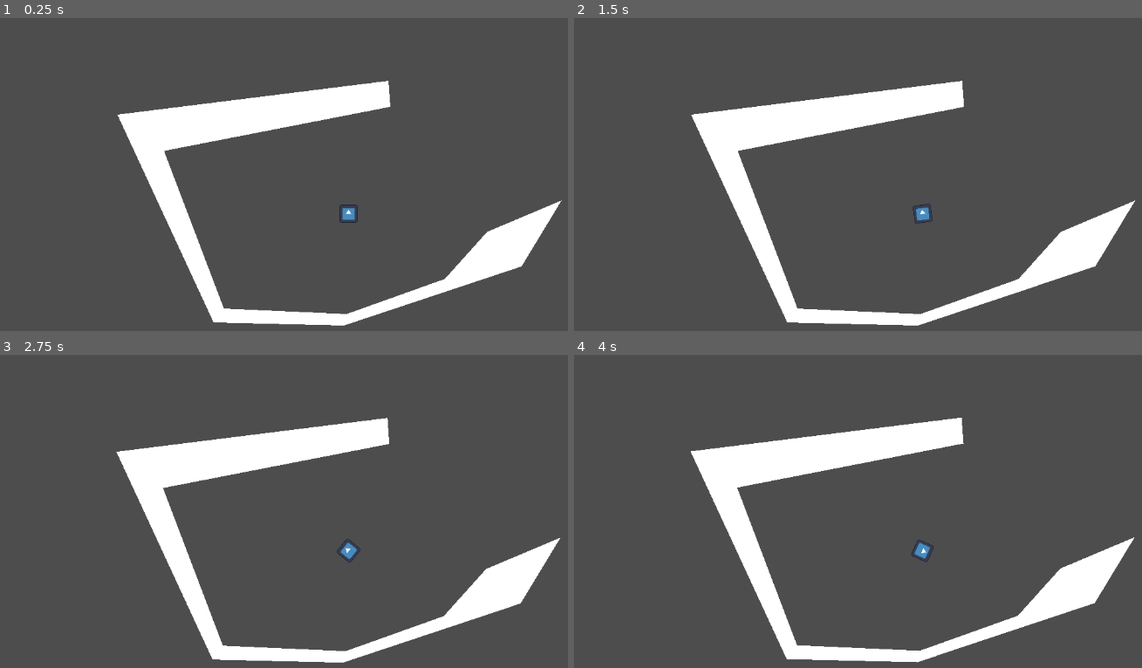
Above: before the commit, frames 1-4 (two rows, left to right).
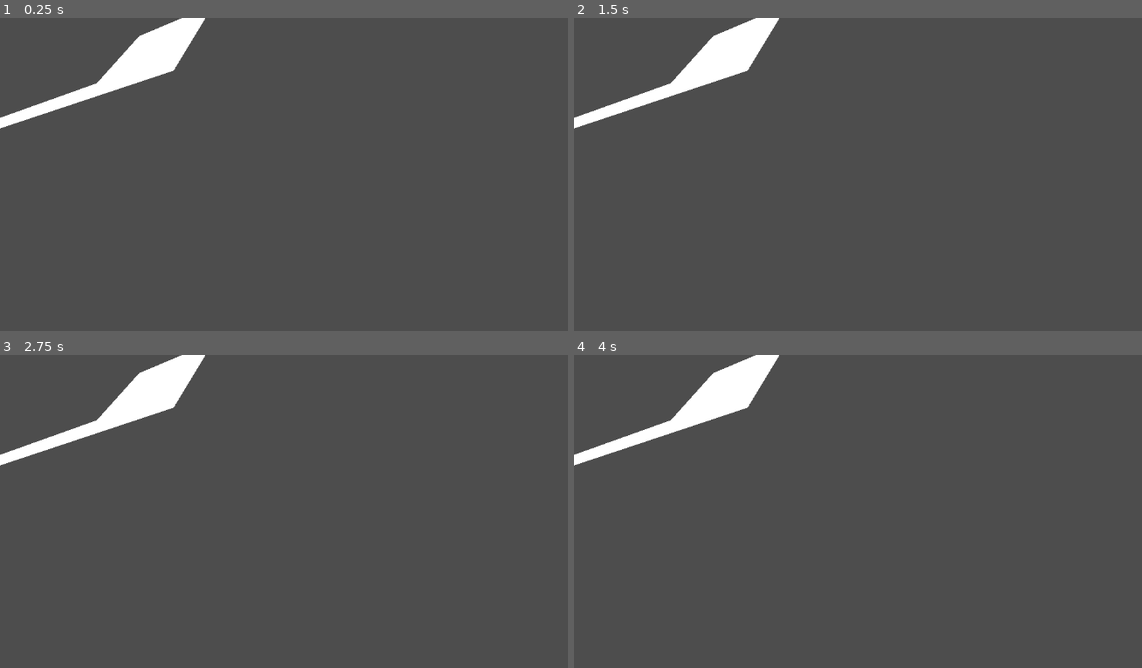
Above: after the commit, the same moments.

Repository: Mastoast/LDJam57
Game: Godot game, scene res://Levels/base_level.tscn
Two runs of this game, one before a commit and one after it. Both use one fixed random seed, a clock stepped at 60 frames per second and the inputs below. The engine's default icon, where the game draws it, is replaced by a stand-in: a white triangle on a blue panel in a dark square.
Inputs (mouse positions are in pixels of both pictures, inside the frame that each line leads up to):
- Up to frame 1 (0.25 s): no input
- Up to frame 2 (1.5 s): tap Enter at 0.5 s; move the mouse to (1073, 193) at 0.52 s; tap Space (ui_select) at 0.77, 1.25 s; move the mouse to (784, 233) at 1.27 s
- Up to frame 3 (2.75 s): tap Space (ui_select) at 1.52 s; move the mouse to (420, 464) at 2.02 s
- Up to frame 4 (4 s): move the mouse to (886, 630) at 2.77 s; tap Space (ui_select) at 3.02, 3.77 s; move the mouse to (1130, 608) at 3.52 s

The runs differ from the first frame. In frame 1, 14% of the frame differs, in the area x 0-99%, y 0-99%; in frame 2, 14%; in frame 3, 14%; in frame 4, 14%.

Commit message:
[Dev] Animatable player

Diff:
--- a/Levels/base_level.tscn
+++ b/Levels/base_level.tscn
@@ -1,14 +1,15 @@
-[gd_scene load_steps=3 format=3 uid="uid://brtkqmlu6ql84"]
+[gd_scene load_steps=4 format=3 uid="uid://brtkqmlu6ql84"]
 
-[ext_resource type="PackedScene" uid="uid://hmta8pq6weir" path="res://Player/player.tscn" id="1_ujkqx"]
 [ext_resource type="PackedScene" uid="uid://ceaujjvceobtb" path="res://Environment/poly_shape.tscn" id="2_n4mxg"]
+[ext_resource type="PackedScene" uid="uid://cmbe6p5xvc2kp" path="res://Player/music_listener.tscn" id="3_n4mxg"]
+[ext_resource type="PackedScene" uid="uid://bjlwmhyyp3s4i" path="res://Player/animatable_player.tscn" id="4_ruyyf"]
 
 [node name="BaseLevel" type="Node2D"]
-
-[node name="Player" parent="." instance=ExtResource("1_ujkqx")]
-position = Vector2(1, 0)
-baseDashForce = 1.0
 
 [node name="PolyShape" parent="." instance=ExtResource("2_n4mxg")]
 position = Vector2(-139, 182)
 polygon = PackedVector2Array(133, 3, 426, -95, 492, -204, 369, -152, 299, -74, 137, -16, -66, -25, -165, -286, 209, -359, 206, -402, -242, -346, -83, -2)
+
+[node name="AnimatablePlayer" parent="." instance=ExtResource("4_ruyyf")]
+
+[node name="MusicListener" parent="." instance=ExtResource("3_n4mxg")]
--- a/Player/player.gd
+++ b/Player/player.gd
@@ -1,4 +1,4 @@
-extends CharacterBody2D
+extends AnimatableBody2D
 
 #region Variables
 @export
@@ -20,18 +20,18 @@
 		Player_State = State.Dash
 		_dash()
 
-func _physics_process(_delta: float) -> void:
-	if Player_State == State.Dash:
-		if test_move(transform, Vector2.ZERO):
-			Player_State = State.Idle
-			position = latestPosition
+#func _physics_process(_delta: float) -> void:
+	#if Player_State == State.Dash:
+		#if test_move(transform, Vector2.ZERO):
+			#Player_State = State.Idle
+			#position = latestPosition
 
 func _dash(dashForceMultiplier: float = 1) -> void:
 	latestPosition = position
 	var tween = create_tween()
 	tween.set_process_mode(Tween.TWEEN_PROCESS_PHYSICS)
 	var targetPosition = position + baseDashForce * dashForceMultiplier * Vector2.from_angle(rotation)
-	tween.tween_property(self, "position", targetPosition, 1).set_trans(Tween.TRANS_LINEAR).set_ease(Tween.EASE_IN)
+	tween.tween_property(self, "position", targetPosition, 1)##.set_trans(Tween.TRANS_LINEAR).set_ease(Tween.EASE_IN)
 	tween.finished.connect(_onDashFinished)
 	tween.play()
 
